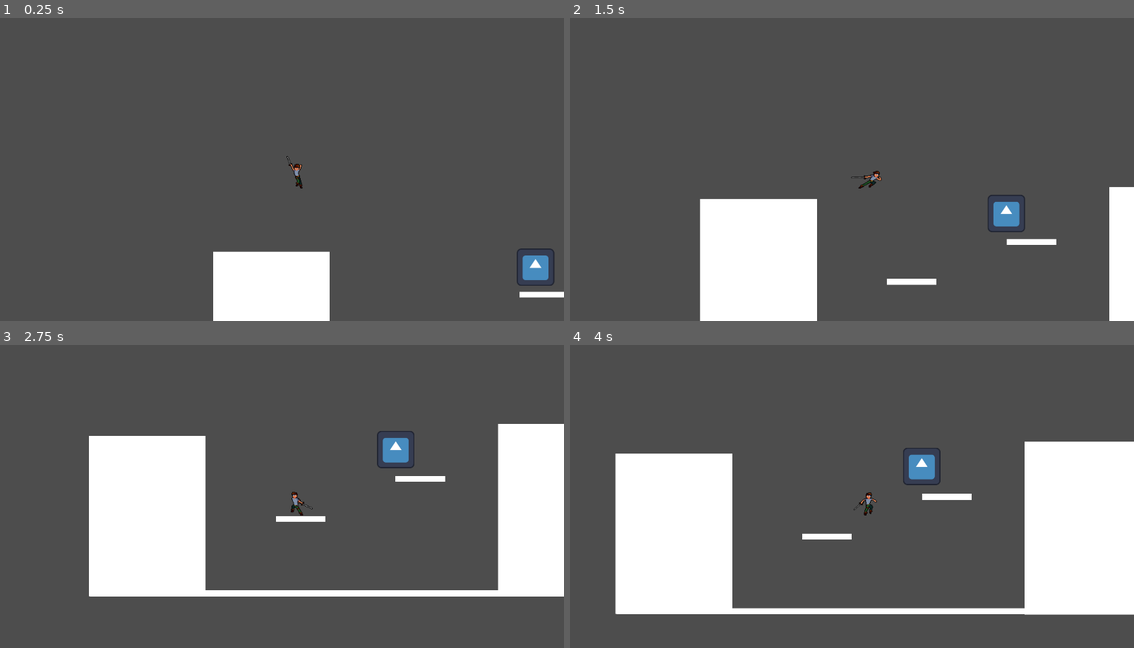
Above: before the commit, frames 1-4 (two rows, left to right).
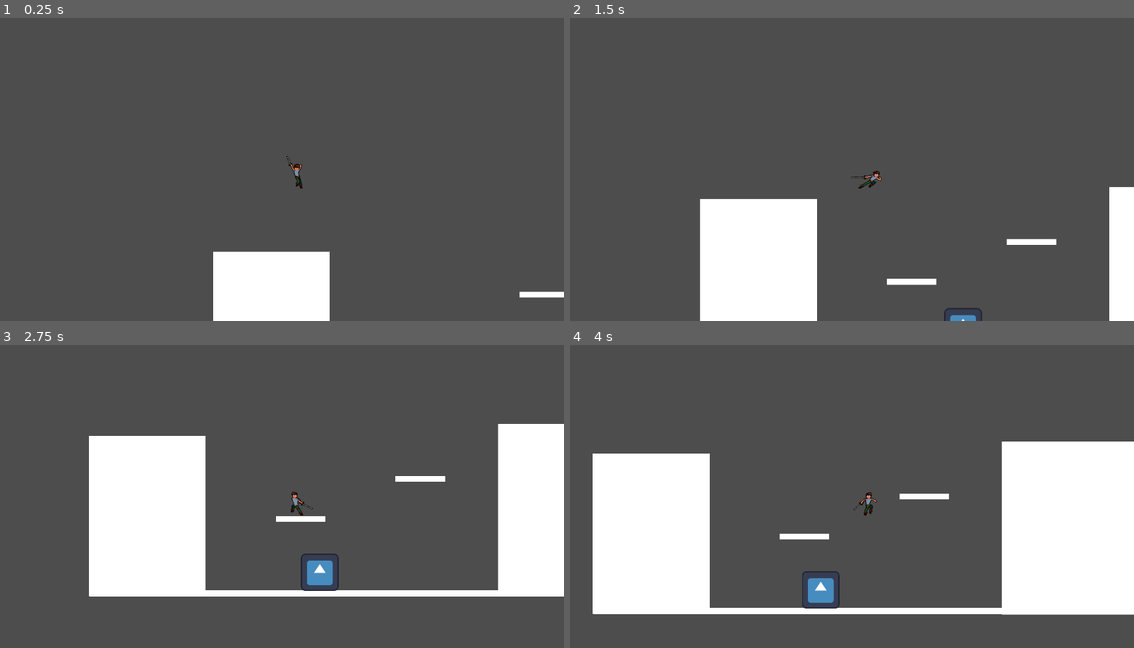
Above: after the commit, the same moments.

Repository: Guiezz/Ashwake
Game: Godot game, scene res://scenes/levels/playground.tscn
The game is run twice, just before and just after one commit, with the same random seed, the same clock (stepped at 60 frames per second) and the same inputs. The engine's default icon, where the game draws it, is replaced by a stand-in: a white triangle on a blue panel in a dark square.
Inputs (mouse positions are in pixels of both pictures, inside the frame that each line leads up to):
- Up to frame 1 (0.25 s): no input
- Up to frame 2 (1.5 s): move the mouse to (976, 148) at 0.52 s; hold D (mover_direita) from 0.53 s (still down); click (976, 148) at 0.6 s; tap Space (pular) at 0.77 s; move the mouse to (739, 178) at 1.27 s; tap Shift (dash) at 1.35 s
- Up to frame 3 (2.75 s): tap Space (pular) at 1.52 s; move the mouse to (338, 420) at 2.02 s; release D (mover_direita) at 2.03 s; hold A (mover_esquerda) from 2.03 s (still down); hold C (grudar_parede) from 2.03 s (still down)
- Up to frame 4 (4 s): move the mouse to (823, 554) at 2.77 s; release A (mover_esquerda) at 2.78 s; release C (grudar_parede) at 2.78 s; hold D (mover_direita) from 2.78 s (still down); click (823, 554) at 2.85 s; tap Space (pular) at 3.02, 3.77 s; move the mouse to (1021, 535) at 3.52 s; tap Shift (dash) at 3.6 s

The runs differ from the first frame. In frame 1, 0.5% of the frame differs, in the area x 91-99%, y 76-89%; in frame 2, 0.6%; in frame 3, 1.0%; in frame 4, 8.0%, in the area x 4-100%, y 31-90%.

Commit message:
Player Attack
Ajustes na mecânica de ataque e hitbox

Diff:
--- a/scenes/enemies/inimigo.tscn
+++ b/scenes/enemies/inimigo.tscn
@@ -21,6 +21,7 @@
 texture = ExtResource("1_clyw6")
 
 [node name="DetectionRange" type="Area2D" parent="."]
+collision_layer = 2
 
 [node name="CollisionShape2D" type="CollisionShape2D" parent="DetectionRange"]
 shape = SubResource("CircleShape2D_clyw6")
--- a/scenes/levels/playground.tscn
+++ b/scenes/levels/playground.tscn
@@ -93,4 +93,4 @@
 shape = SubResource("RectangleShape2D_c53nr")
 
 [node name="Inimigo" parent="." instance=ExtResource("2_n6048")]
-position = Vector2(1120.3904, 551.76495)
+position = Vector2(1043, 936)
--- a/scenes/player/player.tscn
+++ b/scenes/player/player.tscn
@@ -274,7 +274,7 @@
 }],
 "loop": false,
 "name": &"attack01",
-"speed": 12.0
+"speed": 24.0
 }, {
 "frames": [{
 "duration": 1.0,
@@ -492,7 +492,7 @@
 position = Vector2(51.000004, 28.000004)
 scale = Vector2(2.0625, 1.8750001)
 sprite_frames = SubResource("SpriteFrames_4sw5w")
-animation = &"run"
+animation = &"attack01"
 
 [node name="CollisionShape2D" type="CollisionShape2D" parent="."]
 position = Vector2(51, 49)
@@ -505,11 +505,14 @@
 [node name="Camera2D" type="Camera2D" parent="."]
 
 [node name="Hitbox" type="Area2D" parent="."]
+position = Vector2(51, 28)
+collision_layer = 0
+collision_mask = 2
 monitoring = false
 monitorable = false
 
 [node name="CollisionShape2D" type="CollisionShape2D" parent="Hitbox"]
-position = Vector2(105.5, 47)
+position = Vector2(54.5, 19)
 shape = SubResource("RectangleShape2D_je7p5")
 
 [node name="AttackHitboxTimer" type="Timer" parent="."]
@@ -519,5 +522,6 @@
 one_shot = true
 
 [connection signal="timeout" from="DashTimer" to="." method="_on_dash_timer_timeout"]
+[connection signal="body_entered" from="Hitbox" to="." method="_on_hitbox_body_entered"]
 [connection signal="timeout" from="AttackHitboxTimer" to="." method="_on_attack_hitbox_timer_timeout"]
 [connection signal="timeout" from="AttackDurationTimer" to="." method="_on_attack_duration_timer_timeout"]
--- a/scripts/player/player.gd
+++ b/scripts/player/player.gd
@@ -202,9 +202,14 @@
 	# 3. Lógica Padrão (correndo, pulando, parado)
 	else:
 		if direcao > 0:
-			animacao.flip_h = false # Olhando para a direita
+			animacao.flip_h = false
 		elif direcao < 0:
-			animacao.flip_h = true  # Olhando para a esquerda
+			animacao.flip_h = true
+
+	if animacao.flip_h:
+		hitbox.scale.x = -1
+	else:
+		hitbox.scale.x = 1
 
 
 	# --- LÓGICA DE QUAL ANIMAÇÃO TOCAR (POR PRIORIDADE) ---
@@ -242,3 +247,13 @@
 	# Prioridade 6: Está parado
 	else:
 		animacao.play("idle")
+
+
+func _on_hitbox_body_entered(body: Node2D) -> void:
+	# Verificamos se o corpo que atingimos (o 'body')
+	# possui o método "ser_atingido".
+	if body.has_method("ser_atingido"):
+
+		# Se sim (o que significa que é um inimigo),
+		# chamamos essa função nele.
+		body.ser_atingido()
